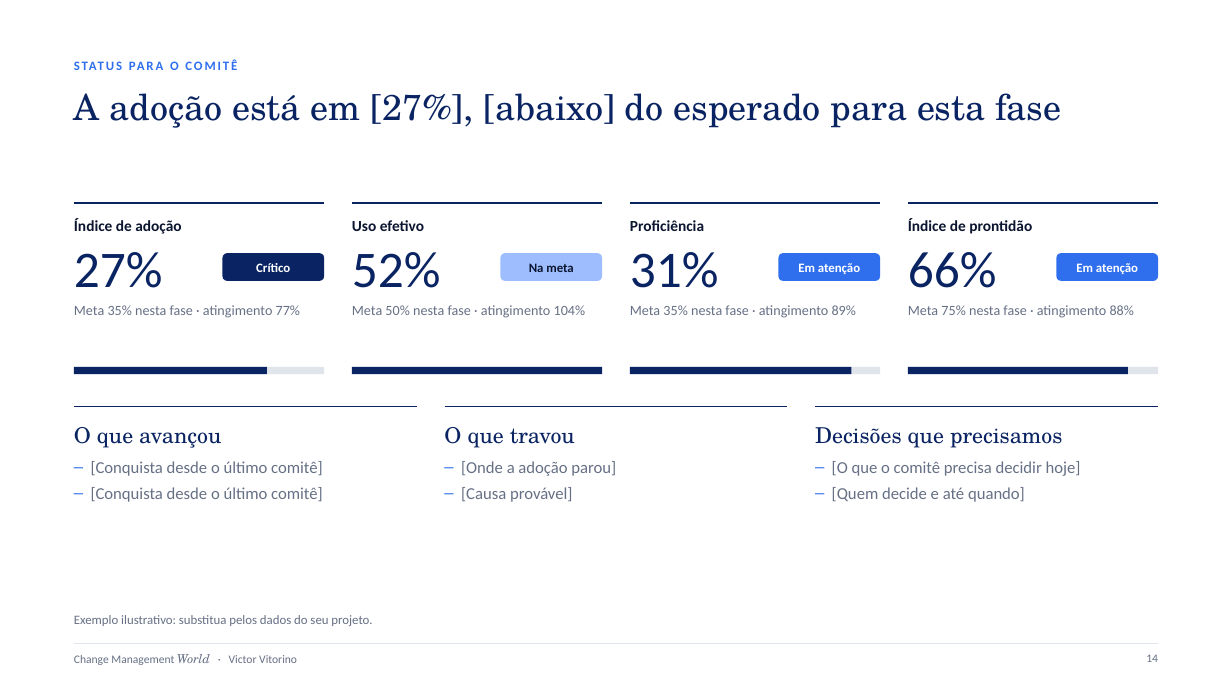
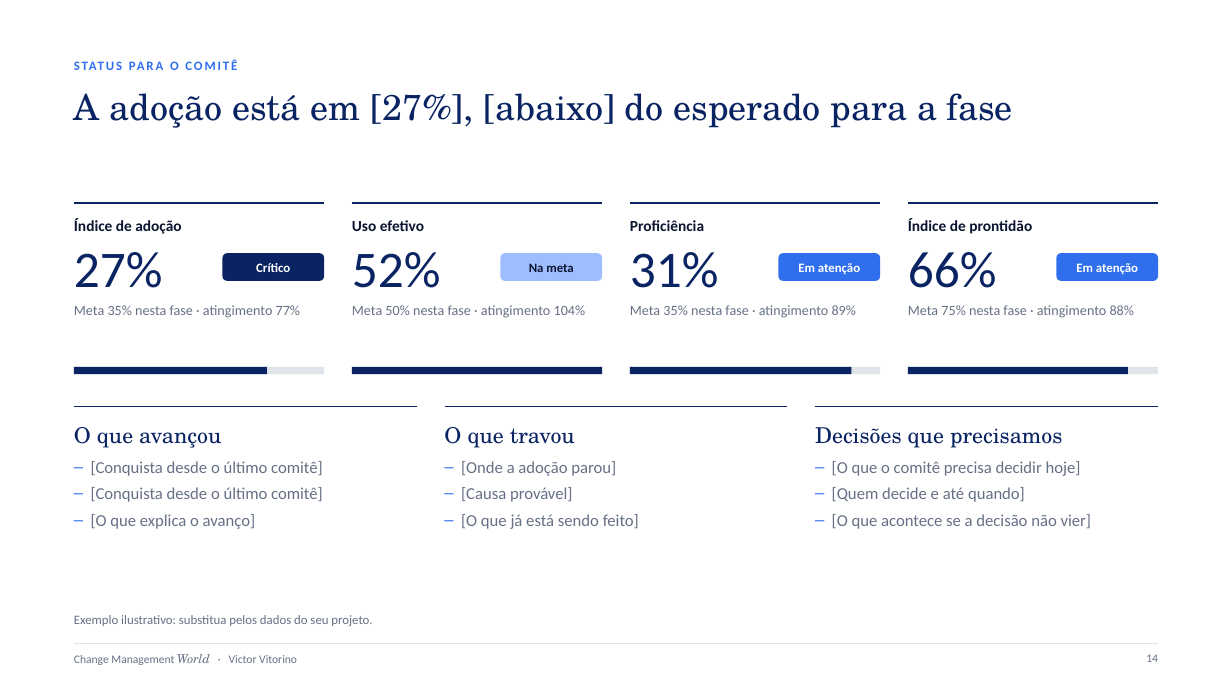
Before and after one commit to VictorVitorino/finaldoanovideo, a slide deck: slide 14 of blog/assets/modelos/kit-de-gestao-da-mudanca.pptx. Drawn at 1232x693 pixels with LibreOffice and Linux fonts; fonts in the diff are those of the drawing. Boxes give left, top, right and bottom in pixels: in the first picture for what was removed or moved away, otherwise in the second. Text is boxed around its words. In the diff, an @@ line names an element or a change of style, - is before the commit and + after.

```diff
--- a/blog/assets/modelos/kit-de-gestao-da-mudanca.pptx
+++ b/blog/assets/modelos/kit-de-gestao-da-mudanca.pptx
@@ title at (x1=74, y1=93, x2=1013, y2=128): text changed @@
-A adoção está em [27%], [abaixo] do esperado para esta fase
+A adoção está em [27%], [abaixo] do esperado para a fase
@@ text at (x1=91, y1=514, x2=255, y2=529): paragraph added @@
+– [O que explica o avanço]
@@ text at (x1=461, y1=514, x2=639, y2=529): paragraph added @@
+– [O que já está sendo feito]
@@ text at (x1=832, y1=514, x2=1092, y2=529): paragraph added @@
+– [O que acontece se a decisão não vier]
```
Also in this commit, not shown: 7 other slides changed, 9 other files.
